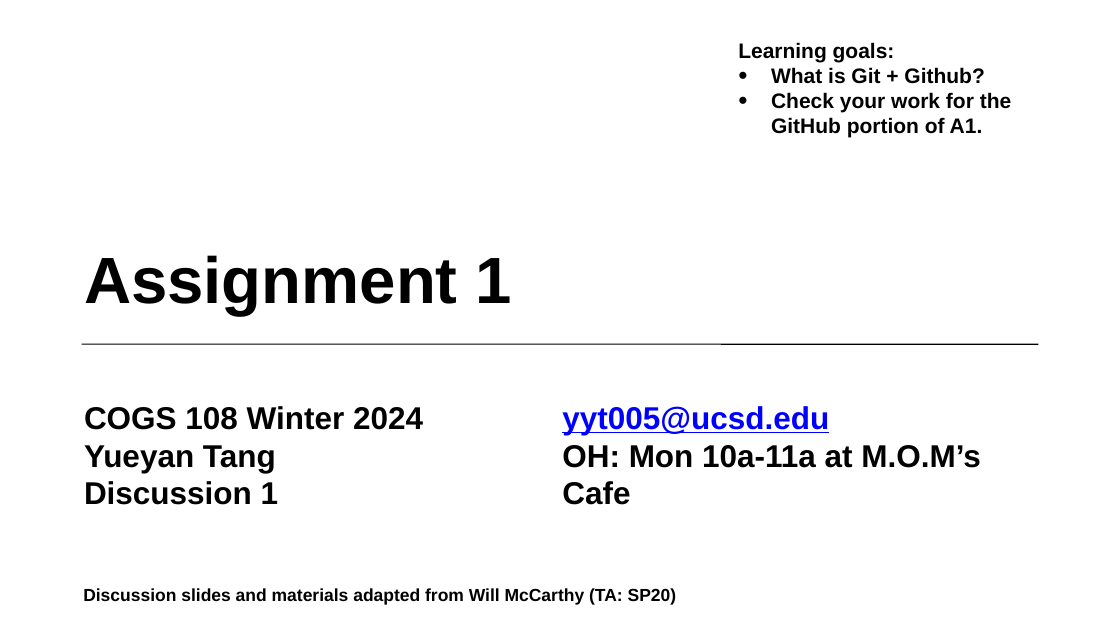
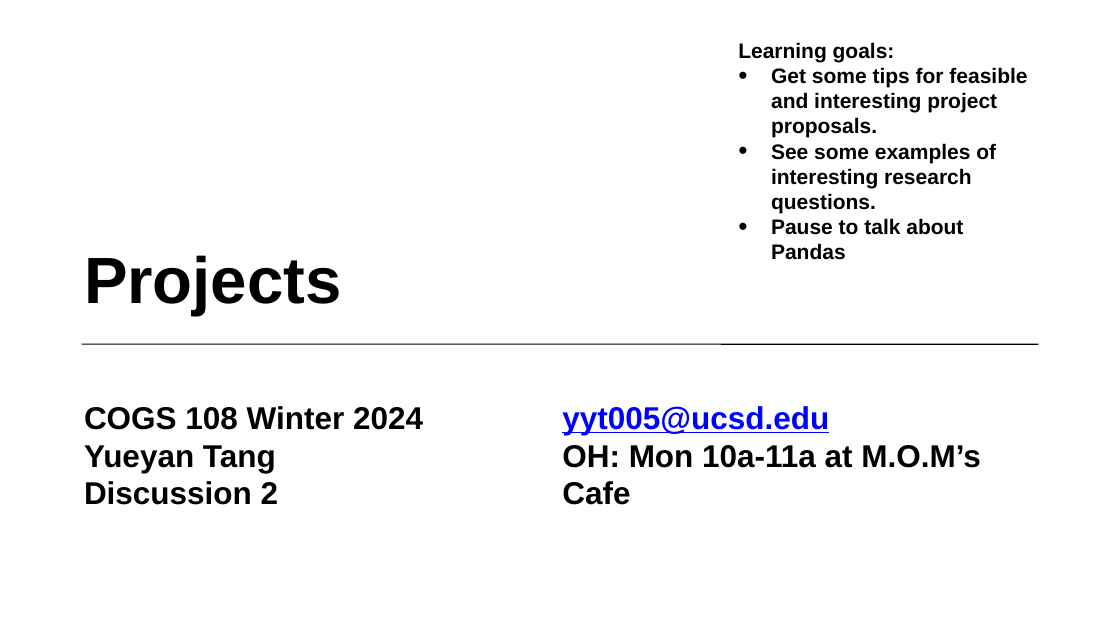
Before and after one commit to COGS108/Lectures-Ellis, a slide deck: slide 1 of XX_section/disc02.pptx. Drawn at 1120x630 pixels with LibreOffice and Linux fonts; fonts in the diff are those of the drawing. Boxes give left, top, right and bottom in pixels: in the first picture for what was removed or moved away, otherwise in the second. Text is boxed around its words. In the diff, an @@ line names an element or a change of style, - is before the commit and + after.

Commit message:
discussion slides for week 3

```diff
--- a/XX_section/disc02.pptx
+++ b/XX_section/disc02.pptx
@@ text at <box>771,67,1027,260</box>: text changed @@
-• What is Git + Github?
-• Check your work for the GitHub portion of A1.
+• Get some tips for feasible and interesting project proposals.
+• See some examples of interesting research questions.
+• Pause to talk about Pandas
@@ title at <box>84,255,342,316</box>: text changed @@
-Assignment 1
+Projects
@@ subtitle at <box>84,481,279,505</box>: text changed @@
-Discussion 1
+Discussion 2
@@ text removed at <box>83,588,677,605</box> @@
-Discussion slides and materials adapted from Will McCarthy (TA: SP20)
```
Also in this commit, not shown: 1 other slide changed, 4 slides added, 6 slides removed, 2 other files.
